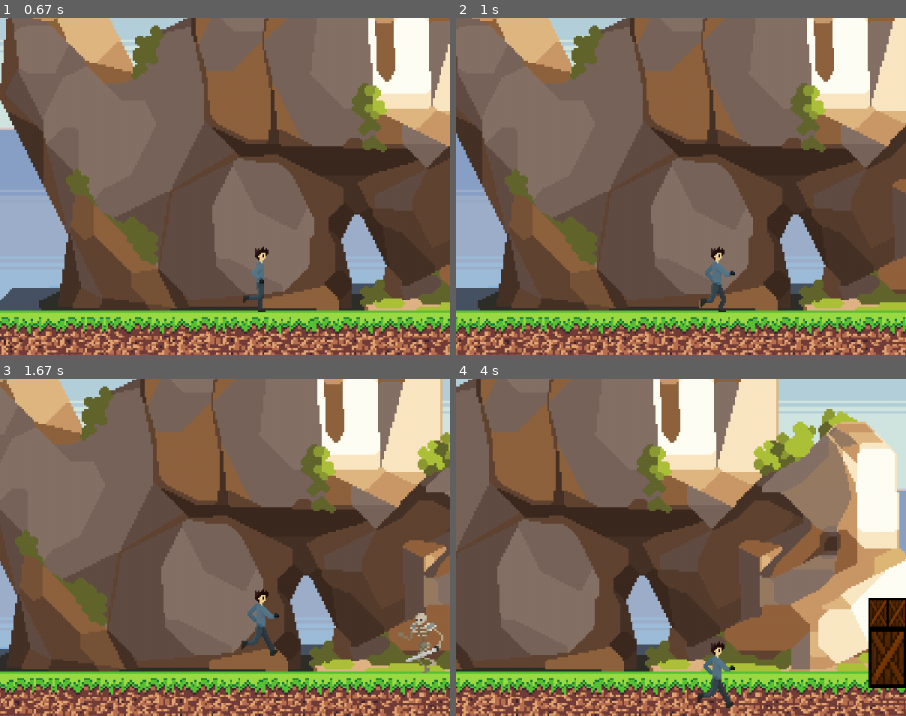
Above: before the commit, frames 1-4 (two rows, left to right).
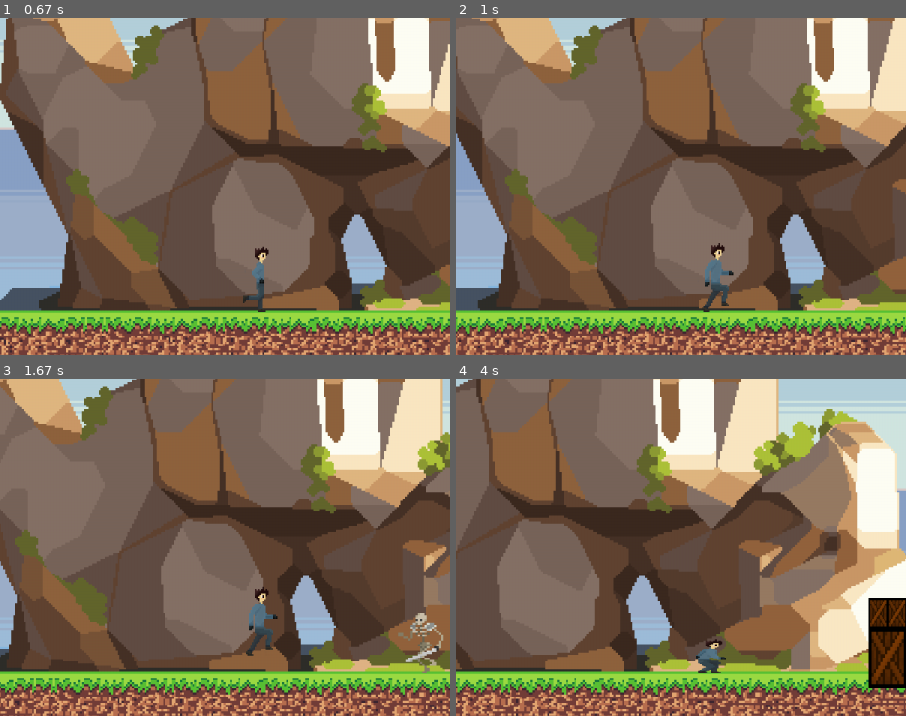
Above: after the commit, the same moments.

Repository: Jol-XD/Corre-Paco-Corre
Game: pygame game, started from proyecto/Juego(test-Jack).py
Two runs of this game, one before a commit and one after it. Both use one fixed random seed, a clock stepped at 60 frames per second and the inputs below.
Inputs (mouse positions are % of the whole screen's width and height, from its top left):
- Up to frame 1 (0.67 s): click (49, 65) at 0.38 s
- Up to frame 2 (1 s): tap Space at 0.67 s
- Up to frame 3 (1.67 s): hold Up 1-1.47 s; tap Space at 1.07, 1.37, 1.57 s; hold Down from 1.5 s (still down)
- Up to frame 4 (4 s): release Down at 1.8 s; hold Up 1.83-2.2 s; tap Space at 1.9, 2.3, 2.7, 3.03, 3.37, 3.77 s; hold Down 2.23-2.6 s; hold Up 2.63-2.93 s; hold Down 2.97-3.27 s; hold Up 3.3-3.67 s; hold Down from 3.7 s (still down)
The pictures show only the part of the screen within x 0-50%, y 43-93%; the shares and areas given below are measured in that part.

Frame 1 is identical in both runs. In frame 2, 0.4% of the frame differs, in the area x 54-62%, y 66-88%; in frame 3, 0.4%; in frame 4, 0.8%, in the area x 53-62%, y 77-98%.

Commit message:
agache con atacke sprite arreglado

Diff:
--- a/proyecto/Juego(test-Jack).py
+++ b/proyecto/Juego(test-Jack).py
@@ -41,7 +41,6 @@
 def salir_del_juego():
     pygame.quit()
     sys.exit()
-
 
 #Titulo
 titulo = pygame.image.load('proyecto/sprites/titulos/nombre13.png').convert_alpha()
@@ -409,7 +408,6 @@
             self.is_agachado = False
             self.rect.height = 80
             self.rect.y -= 0
-            self.restablecer_animacion()
 
     def atacar(self):
         if not self.is_atacando:
@@ -422,7 +420,6 @@
 
     def detener_ataque(self):
         self.is_atacando = False
-        self.restablecer_animacion()
         self.attack = None  # Limpiar la instancia de ataque
 
     def draw(self, surface):
